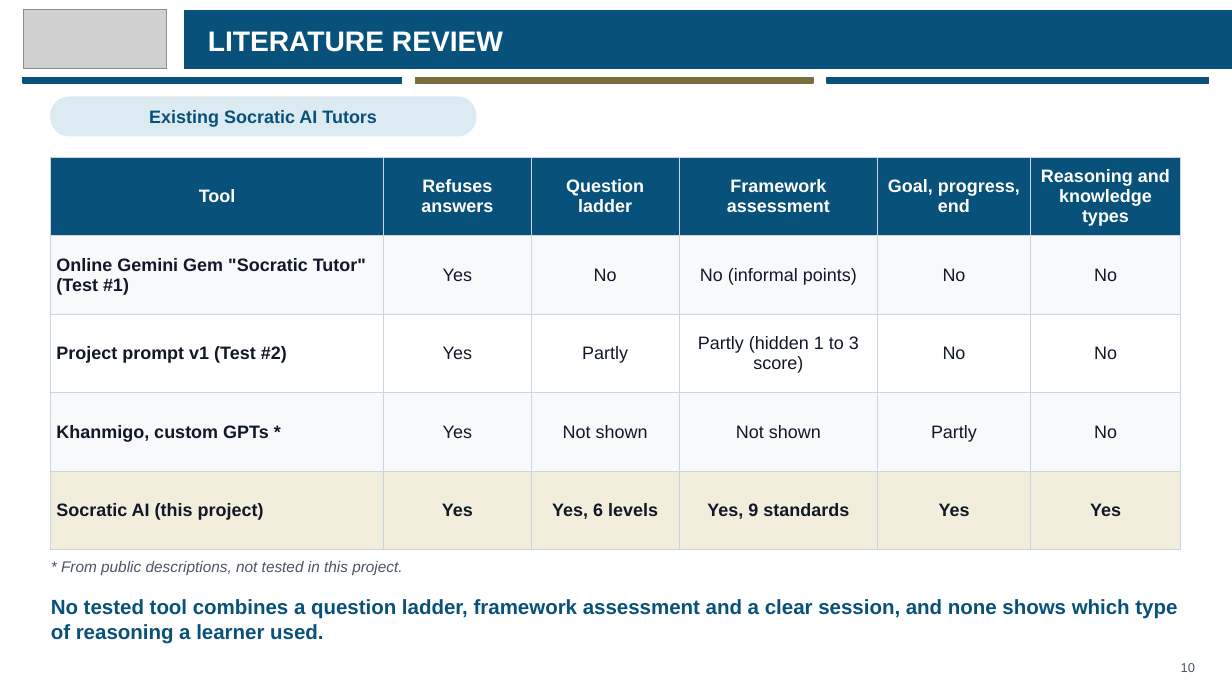
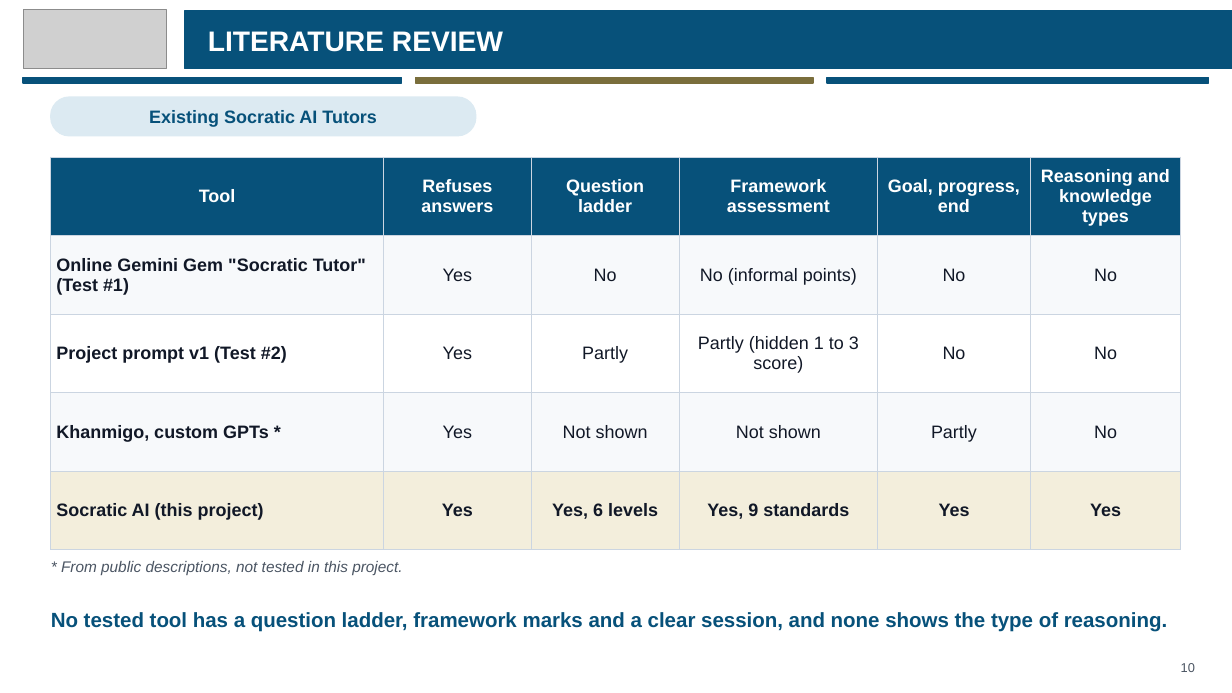
Before and after one commit to eusoffamir/Socratic-AI, a slide deck: slide 10 of docs/defence/Socratic AI Proposal Defence.pptx. Drawn at 1232x693 pixels with LibreOffice and Linux fonts; fonts in the diff are those of the drawing; grey boxes stand for pictures. Boxes give left, top, right and bottom in pixels: in the first picture for what was removed or moved away, otherwise in the second. Text is boxed around its words. In the diff, an @@ line names an element or a change of style, - is before the commit and + after.

```diff
--- a/docs/defence/Socratic AI Proposal Defence.pptx
+++ b/docs/defence/Socratic AI Proposal Defence.pptx
@@ text at (51,612,1167,632): text changed @@
-No tested tool combines a question ladder, framework assessment and a clear session, and none shows which type of reasoning a learner used.
+No tested tool has a question ladder, framework marks and a clear session, and none shows the type of reasoning.
```
Also in this commit, not shown: 13 other slides changed, 5 other files.
